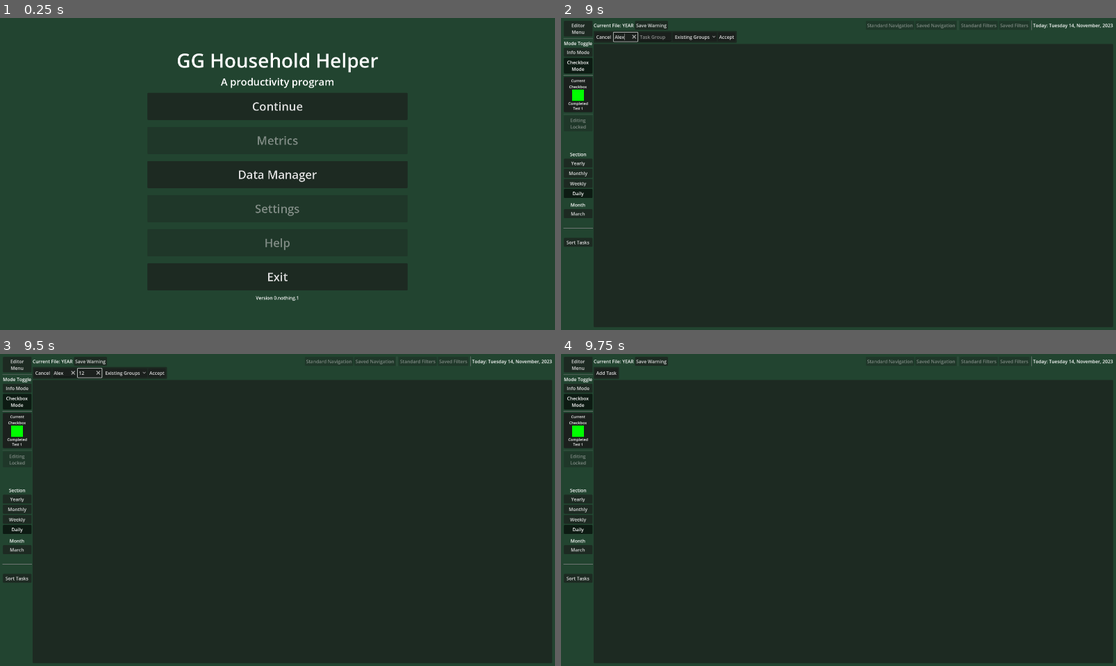
Above: before the commit, frames 1-4 (two rows, left to right).
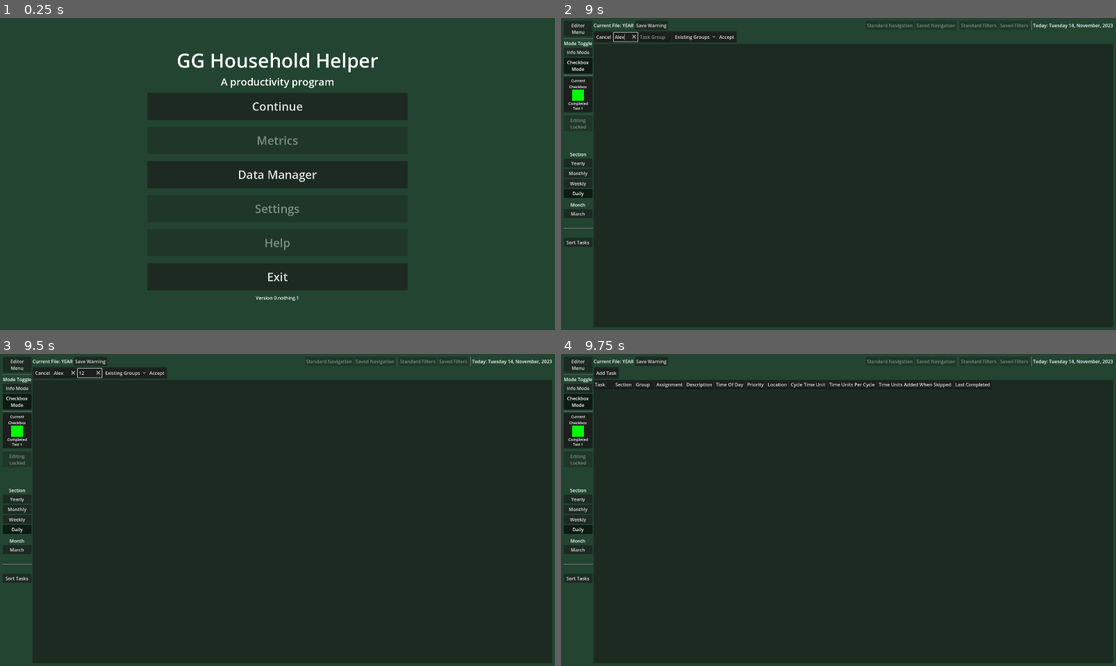
Above: after the commit, the same moments.

Repository: Phoenix-Greenleaf/GG-Household-Helper
Game: Godot game, scene res://scenes/main_menu.tscn
The game is run twice, just before and just after one commit, with the same random seed, the same clock (stepped at 60 frames per second) and the same inputs.
Inputs (mouse positions are in pixels of both pictures, inside the frame that each line leads up to):
- Up to frame 1 (0.25 s): no input
- Up to frame 2 (9 s): click "Continue" at 0.5 s; click "Info Mode" at 1.25 s; click "Checkbox Mode" at 2 s; click "Yearly" at 2.75 s; click "Monthly" at 3.5 s; click "Weekly" at 4.25 s; click "Daily" at 5 s; click "January" at 5.75 s; click "Sort Tasks" at 6.5 s; click "March" at 7.25 s; click "Add Task" at 8 s; click (627, 36) at 8.77 s; type "Alex" at 8.85 s
- Up to frame 3 (9.5 s): click (99, 372) at 9 s; type "12" at 9.08 s
- Up to frame 4 (9.75 s): click "Accept" at 9.5 s

Frames 1-3 are identical in both runs. In frame 4, 0.5% of the frame differs, in the area x 6-78%, y 9-11%.
Error before the commit: Invalid access to property or key 'spreadsheet_day_data' on a base object of type 'Nil'. (res://gui/task_spreadsheet/task_spreadsheet_grid_container.gd:106)
Error after the commit: Invalid access to property or key 'spreadsheet_day_data' on a base object of type 'Nil'. (res://gui/task_spreadsheet/task_spreadsheet_grid_container.gd:108)

Commit message:
Grid data is real!
There are now correct rows and headers that say correct when switching around. A TON of issues with removing children, apparently que_free is NOT ENOUGH. Now the data_manager created save-buttons for existing data but no longer load each data set as it goes.

Diff:
--- a/gui/data_manager/data_manager.gd
+++ b/gui/data_manager/data_manager.gd
@@ -172,7 +172,7 @@
 	var target_name = target_resource.spreadsheet_title
 	var target_year = target_resource.spreadsheet_year
 	prints("Created button for", target_name, target_year, target_resource)
-	send_tasksheet_to_global(target_resource)
+
 
 
 
--- a/gui/task_spreadsheet/task_spreadsheet_data.gd
+++ b/gui/task_spreadsheet/task_spreadsheet_data.gd
@@ -16,5 +16,5 @@
 @export var spreadsheet_week_groups: Array[String]
 @export var spreadsheet_day_groups: Array[String]
 
-func add_new_task() -> void:
-	var task := TaskData.new()
+#func add_new_task() -> void:
+#	var task := TaskData.new()
--- a/gui/task_spreadsheet/task_spreadsheet_grid_container.gd
+++ b/gui/task_spreadsheet/task_spreadsheet_grid_container.gd
@@ -17,14 +17,14 @@
 var text_cell = preload("res://gui/task_spreadsheet/cells/text_cell.tscn")
 
 var row_group : String = ""
-
+var header_size : int
+var blank_counter : int = 0
 
 
 
 func _ready() -> void:
 	ready_connections()
 	close_new_task_panel()
-	columns = 5
 	if !data_for_spreadsheet:
 		print("No Tasksheet found for TaskGrid....")
 	else:
@@ -52,6 +52,7 @@
 	var children = self.get_children()
 	var count = self.get_child_count()
 	for current_kiddo in children:
+		self.remove_child(current_kiddo)
 		current_kiddo.queue_free()
 	prints(count, "children in line for freedom")
 	load_existing_data()
@@ -90,6 +91,7 @@
 	row_group = new_task_group
 	var new_task_section := DataGlobal.current_toggled_section
 	new_task.offbrand_init(new_task_title, new_task_section, new_task_group)
+
 	match new_task_section:
 		DataGlobal.Section.YEARLY:
 			var current_group = data_for_spreadsheet.spreadsheet_year_groups
@@ -125,6 +127,7 @@
 
 
 func load_existing_data() -> void:
+	create_header_row()
 	match DataGlobal.current_toggled_section:
 		DataGlobal.Section.YEARLY:
 			for data_iteration in data_for_spreadsheet.spreadsheet_year_data:
@@ -148,6 +151,10 @@
 	if not task_title_line_edit.text:
 		DataGlobal.button_based_message(accept_new_task_button, "Title Needed!")
 		return
+	if self.get_child_count() == 0:
+		create_header_row()
+	else:
+		prints("Header Already Added; child count:", self.get_child_count())
 	create_new_task_data()
 	close_new_task_panel()
 	new_task_field_reset()
@@ -167,47 +174,96 @@
 	task_group_line_edit.text = group_text
 
 
+func create_header_row() -> void:
+	var info = "Info"
+	create_text_cell("Task") #1
+	create_text_cell("Section") #2
+	create_text_cell("Group") #3
+	create_text_cell("Assignment", info) #4
+	create_text_cell("Description", info) #5
+	create_text_cell("Time Of Day", info) #6
+	create_text_cell("Priority", info) #7
+	create_text_cell("Location", info) #8
+	create_text_cell("Cycle Time Unit", info) #9
+	create_text_cell("Time Units Per Cycle", info) #10
+	create_text_cell("Time Units Added When Skipped", info) #11
+	create_text_cell("Last Completed", info) #12
+	prints("Child Check: Self", self.get_child_count())
+	prints("Child Check: Other", get_child_count())
+
+	var checkbox = "Checkbox"
+	pass #checkboxes
+
+	header_size = self.get_child_count()
+	set_grid_columns()
+
+
+func set_grid_columns() -> void:
+	self.columns = header_size #change with info/cb toggle
+	prints("Setting grid to", header_size, "columns.")
+
 
 func create_task_row_cells(task_data : TaskData) -> void: #task "physical" nodes, display side
+	blank_counter = 0
 	var info = "Info"
 
-	var task_name : String = task_data.name
+	var task_name : String = task_data.name #1
 	create_text_cell(task_name)
-
-	var section = task_data.section
+	prints("1 is go")
+
+	var section = task_data.section #2
 	create_dropdown_cell()
-
-	var group : String = task_data.group
+	prints("2 is go")
+
+	var group : String = task_data.group #3
 	create_text_cell(group)
-
-	var assignment : String = ""
+	prints("3 is go")
+
+	var assignment : String = ""  #4
 	if task_data.assigned_user:
 		assignment = task_data.assigned_user[0]
-		create_text_cell(assignment, info)
-
-#	var description = task_data
-#	create_multi_line_cell()
-
-	var time_of_day = task_data.time_of_day
+	else:
+		assignment = "No Assignment"
+	create_text_cell(assignment, info)
+	prints("4 is go")
+
+	var description = task_data  #5
+	create_multi_line_cell()
+	prints("5 is go")
+
+	var time_of_day = task_data.time_of_day #6
 	create_dropdown_cell()
-
-	var priority = task_data.priority
+	prints("6 is go")
+
+	var priority = task_data.priority #7
 	create_dropdown_cell()
-
-	var location : String = task_data.location
+	prints("7 is go")
+
+	var location : String = task_data.location #8
+	if location == "":
+		location = "No Location"
 	create_text_cell(location, info)
-
-	var cycle_time_unit : String = task_data.time_unit
+	prints("8 is go")
+
+	var cycle_time_unit : String = task_data.time_unit #9
+	if cycle_time_unit == "":
+		cycle_time_unit = "No Unit"
 	create_text_cell(cycle_time_unit, info)
-
-	var time_units_per_cycle = task_data.units_per_cycle
-	create_number_cell(time_units_per_cycle)
-
-	var time_units_added_when_skipped = task_data.units_added_when_skipped
-	create_number_cell(time_units_added_when_skipped)
-
-	var last_completed : String = task_data.last_completed
+	prints("9 is go")
+
+	var time_units_per_cycle = task_data.units_per_cycle #10
+	create_number_cell(time_units_per_cycle, info)
+	prints("10 is go")
+
+	var time_units_added_when_skipped = task_data.units_added_when_skipped #11
+	create_number_cell(time_units_added_when_skipped, info)
+	prints("11 is go")
+
+	var last_completed : String = task_data.last_completed #12
+	if last_completed == "":
+		last_completed = "Never"
 	create_text_cell(last_completed, info)
+	prints("12 is go")
 
 	var checkbox = "Checkbox"
 	pass #checkboxes
@@ -218,22 +274,33 @@
 	var cell = text_cell.instantiate()
 	self.add_child(cell)
 	cell.text = text
-#	line_edit.text = text
-	cell.add_to_group(row_group)
+
+	if row_group != "":
+		cell.add_to_group(row_group)
 	if column_group != "":
 		cell.add_to_group(column_group)
+	prints("Text", text)
+
+
+func blank_slug() -> void:
+	blank_counter += 1
+	var slug_imprint = "BLANK " + str(blank_counter)
+	create_text_cell(slug_imprint, "Info")
 
 
 func create_dropdown_cell() -> void:
-	pass
-
-
-func create_multi_line_cell(long_text : String, column_group : String = "") -> void:
-	pass #only description uses it
+	print("Drowpdown")
+	blank_slug()
+
+
+func create_multi_line_cell() -> void: #only description uses it
+	print("Multiline")
+	blank_slug()
 
 
 func create_number_cell(number : int, column_group : String = "") -> void:
-	pass
+	print("Number")
+	blank_slug()
 
 
 func create_checkbox_cell() -> void:
